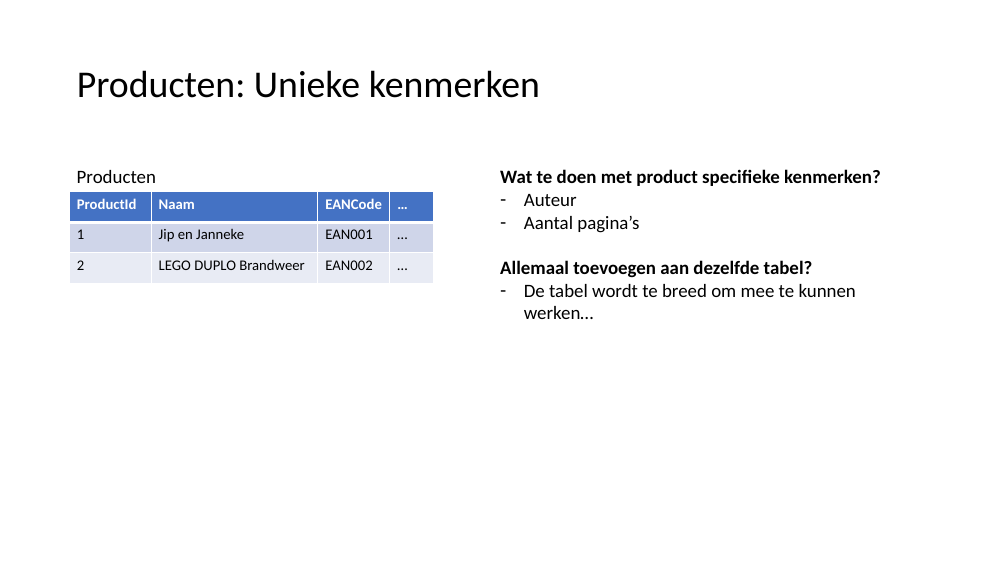
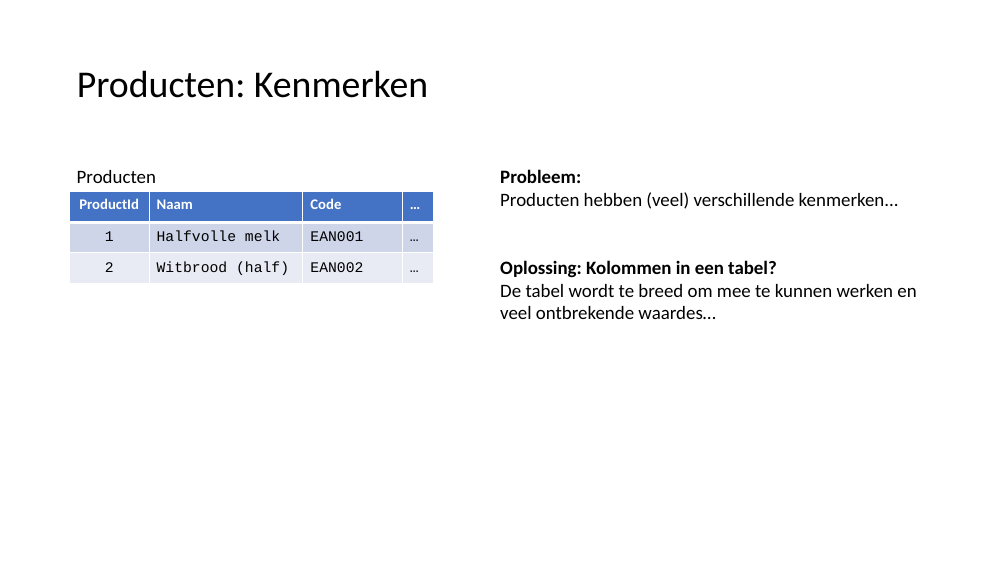
Before and after one commit to LFKoning/knowledge-sharing, a slide deck: slide 10 of sql_course/3_python/3_python.pptx (slide 7 before the commit). Drawn at 1008x567 pixels with LibreOffice and Linux fonts; fonts in the diff are those of the drawing. Boxes give left, top, right and bottom in pixels: in the first picture for what was removed or moved away, otherwise in the second. Text is boxed around its words. In the diff, an @@ line names an element or a change of style, - is before the commit and + after.

```diff
--- a/sql_course/3_python/3_python.pptx
+++ b/sql_course/3_python/3_python.pptx
@@ title at (x1=77, y1=70, x2=428, y2=98): text changed @@
-Producten: Unieke kenmerken
+Producten: Kenmerken
@@ text at (x1=500, y1=169, x2=916, y2=319): text changed; bold off @@
-Wat te doen met product specifieke kenmerken?
-– Auteur
-– Aantal pagina’s
-Allemaal toevoegen aan dezelfde tabel?
-– De tabel wordt te breed om mee te kunnen werken…
+Probleem:
+Producten hebben (veel) verschillende kenmerken...
+Oplossing: Kolommen in een tabel?
+De tabel wordt te breed om mee te kunnen werken en veel ontbrekende waardes…
@@ table at (x1=70, y1=191, x2=434, y2=284) @@
-row 1, column 3: EANCode
+row 1, column 3: Code
-row 2, column 2: Jip en Janneke
+row 2, column 2: Halfvolle melk
-row 3, column 2: LEGO DUPLO Brandweer
+row 3, column 2: Witbrood (half)
@@ font Calibri to Courier New in "1", "EAN001", "…", "2" and 2 more places @@
@@ alignment left to centre @@
```
Also in this commit, not shown: 11 other slides changed, 31 slides added, 3 slides removed, 11 other files.
